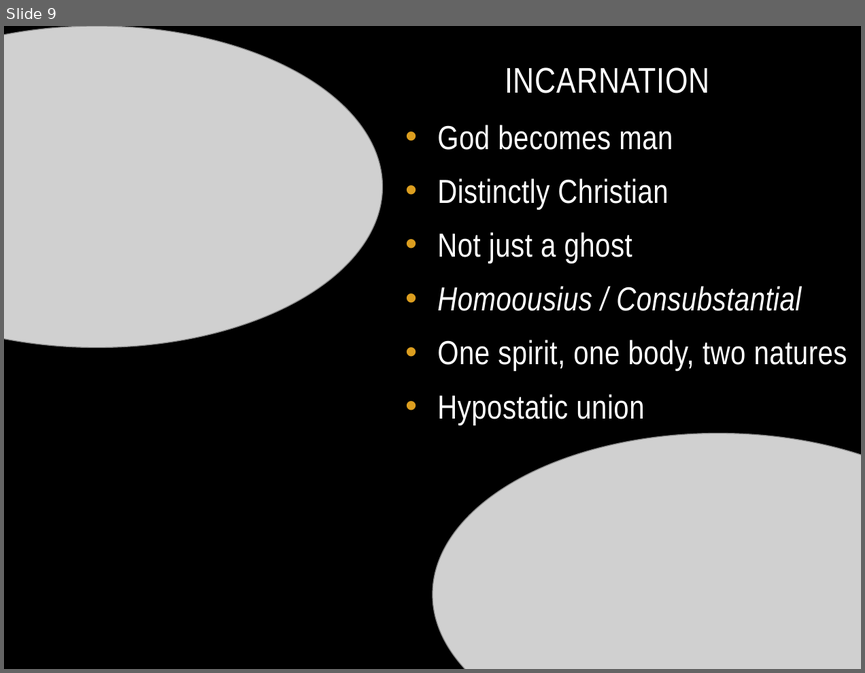
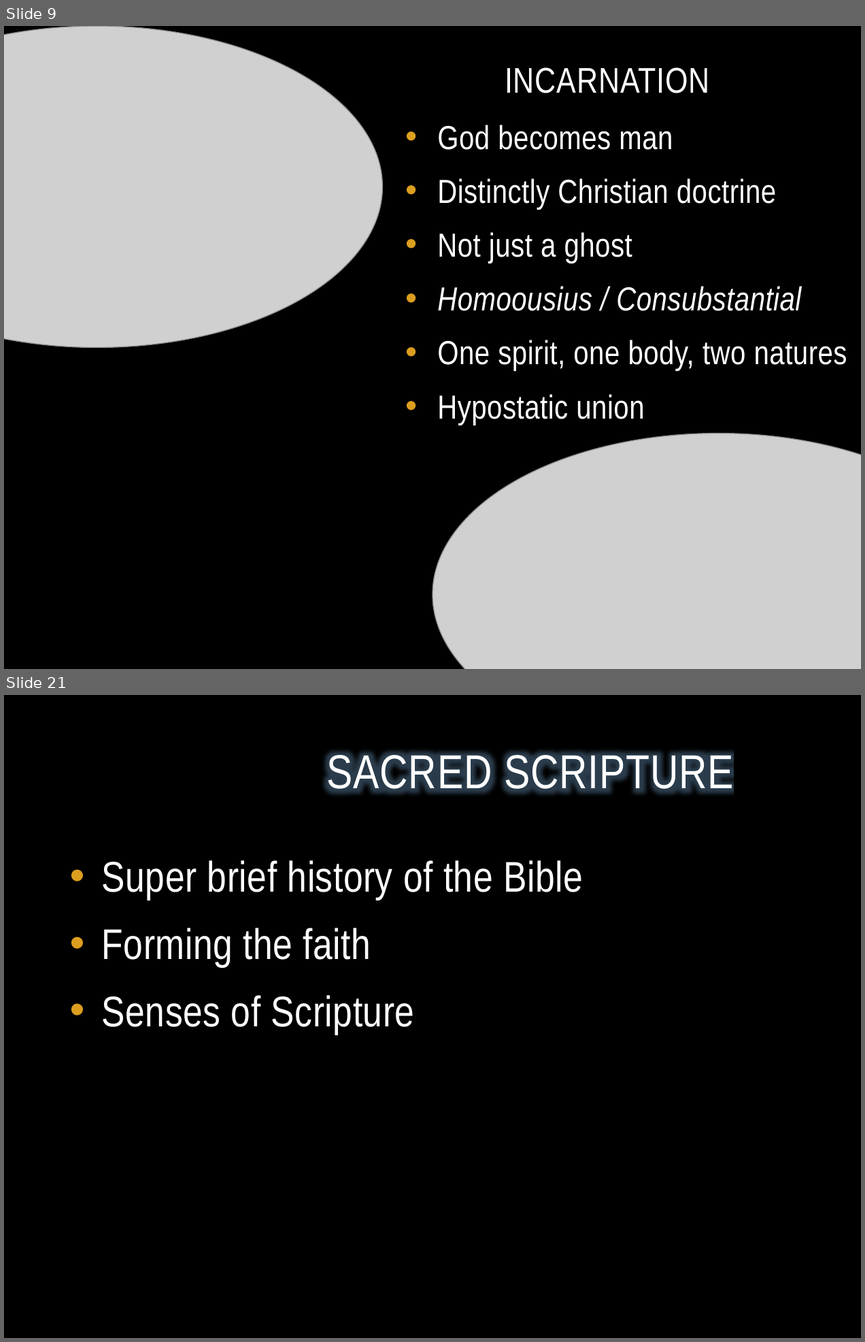
Before and after one commit to chadmyers/junkdrawer, a slide deck: adultconfirmation/theologicalbasics.pptx. Shown one above the other, each under a label of ours: slide 9 before the commit, slides 9 and 21 after it; the slides between them are not shown. The pictures are 865x673 and 865x1342 pixels, drawn with LibreOffice and Linux fonts; fonts in the diff are those of the drawing; grey boxes stand for pictures; background and template pictures are left out. Boxes give left, top, right and bottom in pixels: in the first picture for what was removed or moved away, otherwise in the second. Text is boxed around its words. In the diff, an @@ line names an element or a change of style, - is before the commit and + after.

Commit message:
Almost all the slides done, need more content on scripture

```diff
--- a/adultconfirmation/theologicalbasics.pptx
+++ b/adultconfirmation/theologicalbasics.pptx
@@ slide 21 added at [4, 695, 861, 1338], background picture (left out) @@
@@ title added at [327, 749, 734, 797], 40 pt, text #FFFFFF @@
+SACRED SCRIPTURE
@@ text added at [102, 860, 583, 1034], 36 pt, text #FFFFFF @@
+• Super brief history of the Bible
+• Forming the faith
+• Senses of Scripture
@@ slide 9 changed as well @@
@@ text at [437, 178, 776, 209]: text changed @@
-• Distinctly Christian
+• Distinctly Christian doctrine
```
Also in this commit, not shown: 2 other slides changed, 10 other slides added.
